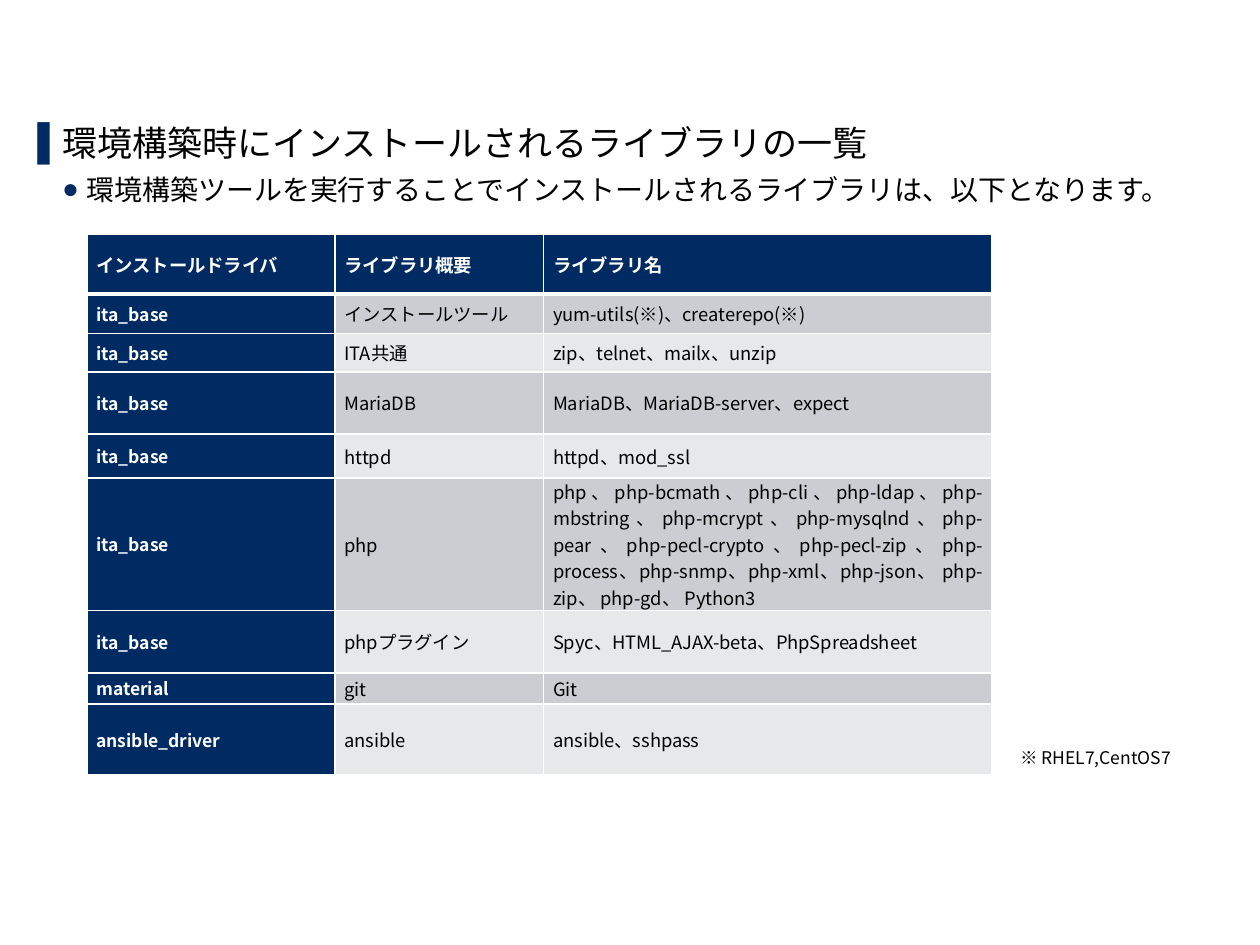
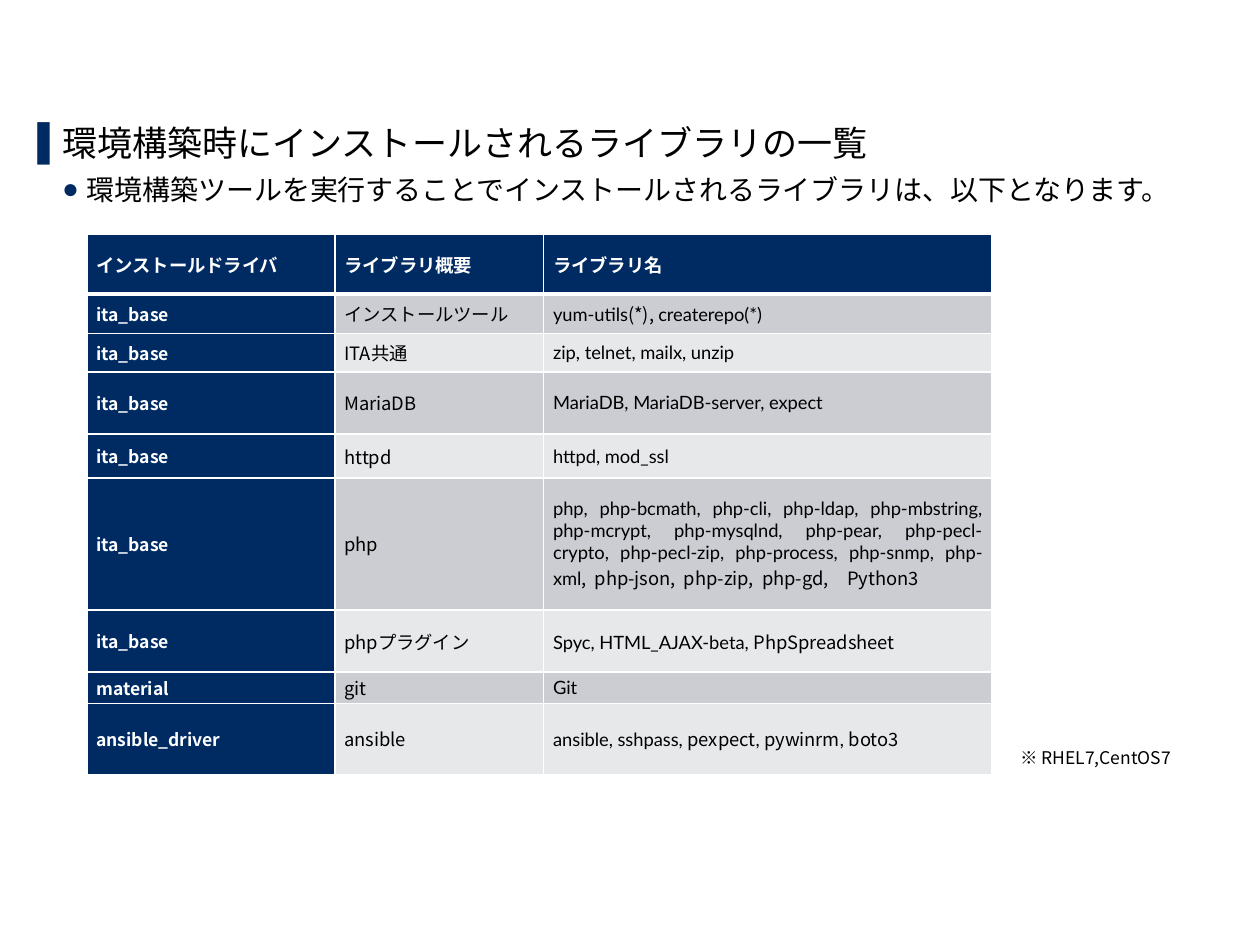
Before and after one commit to exastro-suite/it-automation-docs, a slide deck: slide 20 of asset/Learn_ja/ITA-offline-install_ja.pptx. Drawn at 1260x945 pixels with LibreOffice and Linux fonts; fonts in the diff are those of the drawing; background and template pictures are left out. Boxes give left, top, right and bottom in pixels: in the first picture for what was removed or moved away, otherwise in the second. Text is boxed around its words. In the diff, an @@ line names an element or a change of style, - is before the commit and + after.

Commit message:
2020/04/28 09:04:49

```diff
--- a/asset/Learn_ja/ITA-offline-install_ja.pptx
+++ b/asset/Learn_ja/ITA-offline-install_ja.pptx
@@ table at [87, 234, 993, 775] @@
-row 2, column 3: yum-utils(※)、createrepo(※)
+row 2, column 3: yum-utils(*), createrepo(*)
-row 3, column 3: zip、telnet、mailx、unzip
+row 3, column 3: zip, telnet, mailx, unzip
-row 4, column 3: MariaDB、MariaDB-server、expect
+row 4, column 3: MariaDB, MariaDB-server, expect
-row 5, column 3: httpd、mod_ssl
+row 5, column 3: httpd, mod_ssl
-row 6, column 3: php、php-bcmath、php-cli、php-ldap、php-mbstring、php-mcrypt、php-mysqlnd、php-pear、php-pecl-crypto、php-pecl-zip、php-process、php-snmp、php-xml、php-json、 php-zip、 php-gd、 Python3
+row 6, column 3: php, php-bcmath, php-cli, php-ldap, php-mbstring, php-mcrypt, php-mysqlnd, php-pear, php-pecl-crypto, php-pecl-zip, php-process, php-snmp, php-xml, php-json, php-zip, php-gd, Python3
-row 7, column 3: Spyc、HTML_AJAX-beta、PhpSpreadsheet
+row 7, column 3: Spyc, HTML_AJAX-beta, PhpSpreadsheet
-row 9, column 3: ansible、sshpass
+row 9, column 3: ansible, sshpass, pexpect, pywinrm, boto3
@@ font Noto Sans CJK JP to Lato in "Git" @@
```
